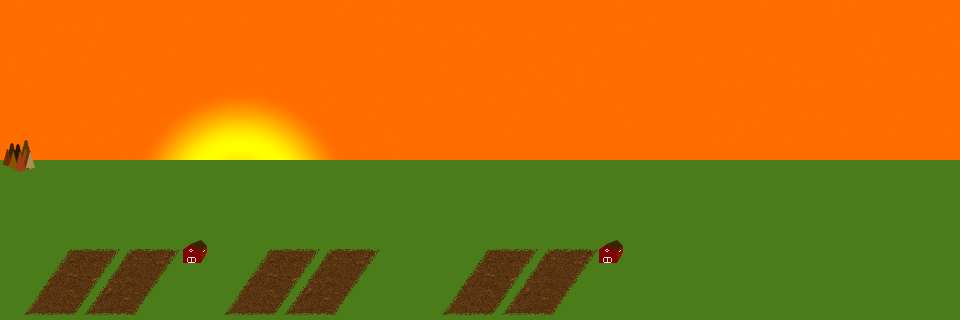
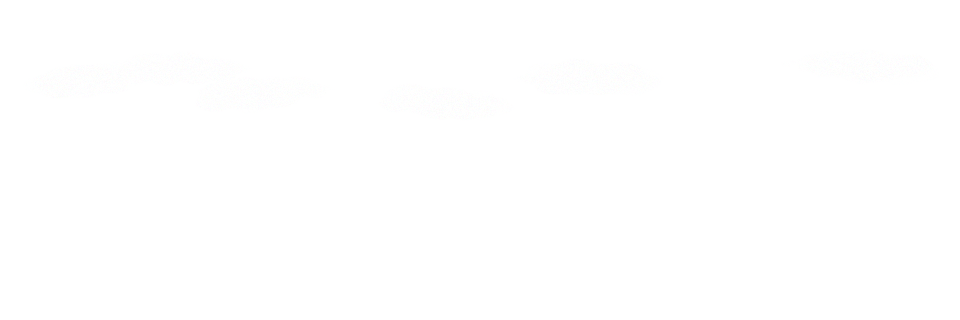
Layers edited between the first and the second 960px x 320px image:
hid group "Close Parallax" (4 layers) over bbox(0, 240, 960, 320)
moved "Layer 7" (2nd of 2, in "Forest/Mountain Parallax" › "Forest 1") into group "Forest 1" over bbox(15, 151, 26, 172)
moved "Layer 5 copy 4" (2nd of 2, in "Forest/Mountain Parallax" › "Forest 1") into group "Forest 1" over bbox(26, 152, 35, 169)
moved "Layer 7 copy" (2nd of 2, in "Forest/Mountain Parallax" › "Forest 1") into group "Forest 1" over bbox(23, 148, 34, 169)
moved "Layer 5 copy 3" (2nd of 2, in "Forest/Mountain Parallax" › "Forest 1") into group "Forest 1" over bbox(21, 149, 30, 166)
moved "Layer 5 copy 2" (2nd of 2, in "Forest/Mountain Parallax" › "Forest 1") into group "Forest 1" over bbox(9, 152, 18, 169)
moved "Layer 5" (2nd of 2, in "Forest/Mountain Parallax" › "Forest 1") into group "Forest 1" over bbox(3, 149, 12, 166)
moved "Layer 6" (2nd of 2, in "Forest/Mountain Parallax" › "Forest 1") into group "Forest 1" over bbox(12, 144, 24, 167)
moved "Layer 5 copy 5" (2nd of 2, in "Forest/Mountain Parallax" › "Forest 1") into group "Forest 1" over bbox(20, 140, 32, 163)
moved "Layer 5 copy" (2nd of 2, in "Forest/Mountain Parallax" › "Forest 1") into group "Forest 1" over bbox(6, 143, 18, 166)
hid "Grass" (2nd of 2, in "Forest/Mountain Parallax") over bbox(0, 160, 960, 320)
added group "Clouds" with 1 layers in group "Forest/Mountain Parallax" over bbox(20, 48, 942, 123)
added layer "Clouds try 1" (65%) in group "Clouds" over bbox(20, 48, 942, 123)
hid "Sky parallax" over bbox(0, 0, 960, 320)
